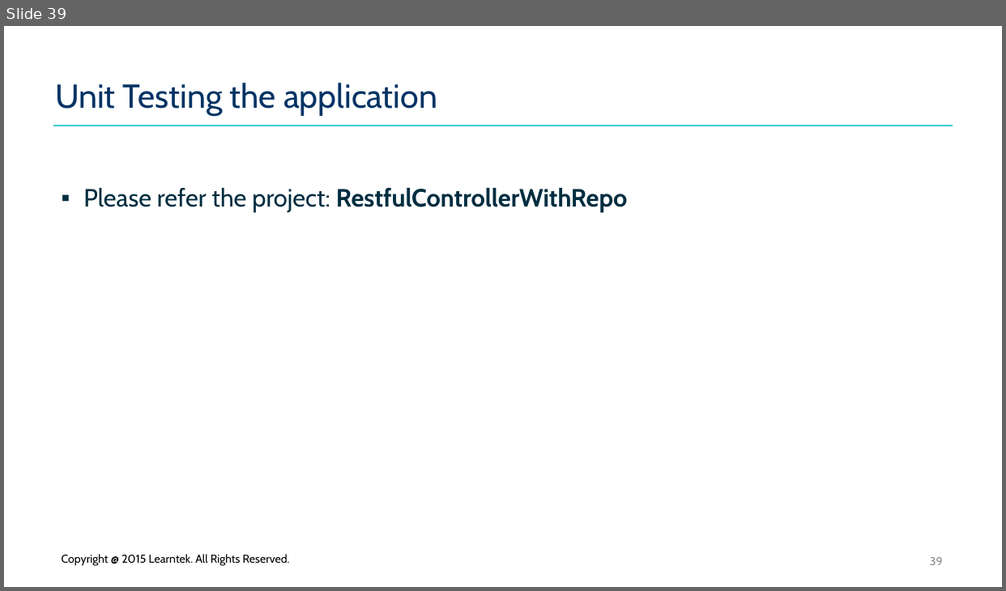
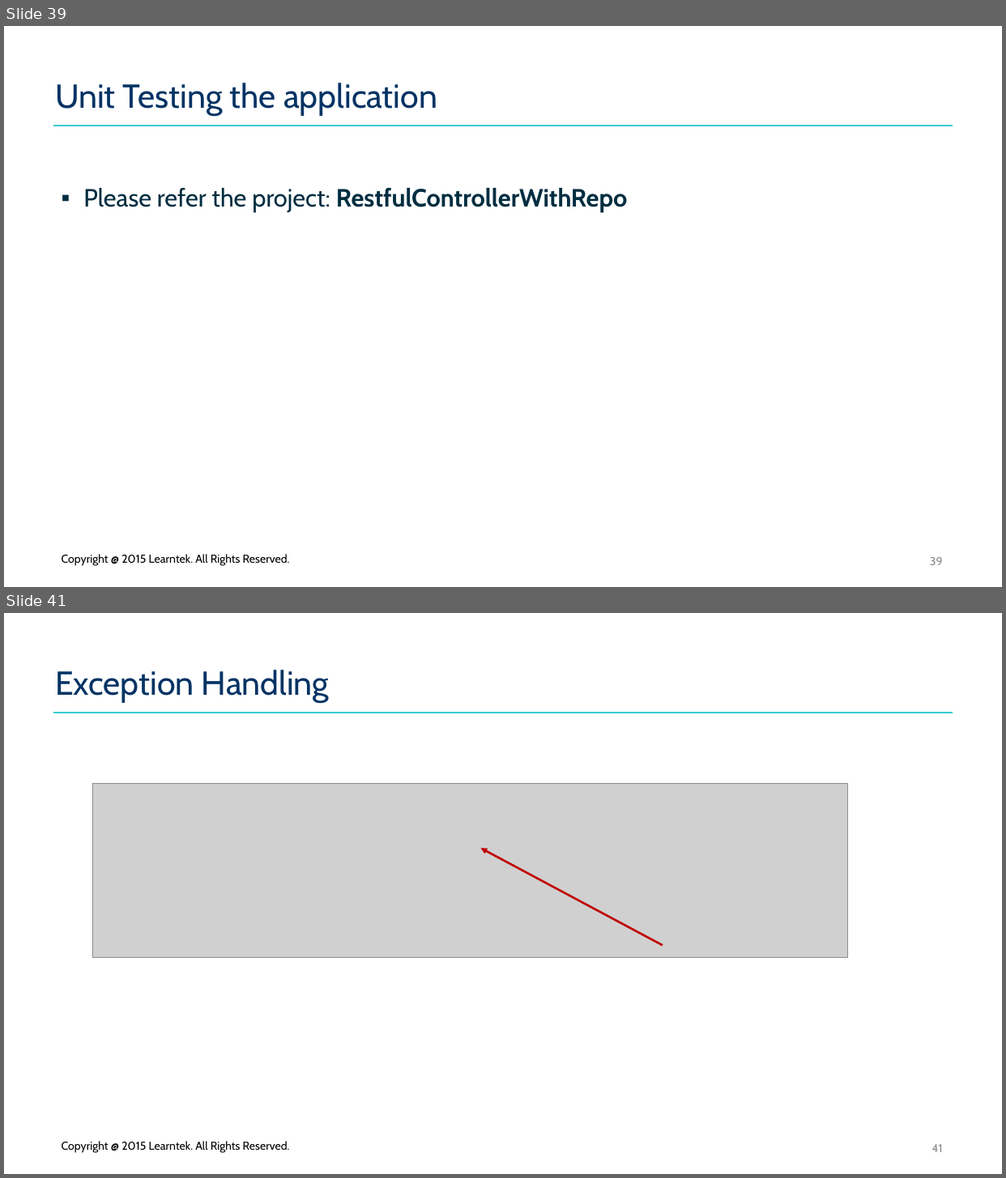
Before and after one commit to santoshkar/SpringBoot, a slide deck: Presentations/Part-11-Spring Boot.pptx. Shown one above the other, each under a label of ours: slide 39 before the commit, slides 39 and 41 after it; the slides between them are not shown. The pictures are 1006x591 and 1006x1178 pixels, drawn with LibreOffice and Linux fonts; fonts in the diff are those of the drawing; grey boxes stand for pictures; background and template pictures are left out. Boxes give left, top, right and bottom in pixels: in the first picture for what was removed or moved away, otherwise in the second. Text is boxed around its words. In the diff, an @@ line names an element or a change of style, - is before the commit and + after.

Commit message:
Added exception handling techniques

```diff
--- a/Presentations/Part-11-Spring Boot.pptx
+++ b/Presentations/Part-11-Spring Boot.pptx
@@ slide 41 added at [4, 613, 1002, 1174], background #FFFFFF; not listed: 1 template element that a slide beside it also shows @@
@@ title added at [55, 670, 330, 703], 32 pt, text #033364 @@
+Exception Handling
@@ picture added at [92, 784, 847, 957] @@
@@ arrow added from (663, 945) to (481, 848), #C00000 2 pt @@
@@ text added at [62, 1141, 290, 1152], 11 pt, text #000000 @@
+Copyright @ 2015 Learntek. All Rights Reserved.
@@ page number added at [932, 1144, 943, 1152], 11 pt, text #8C8C8C @@
+41
```
Also in this commit, not shown: 6 other slides added, 30 other files.
